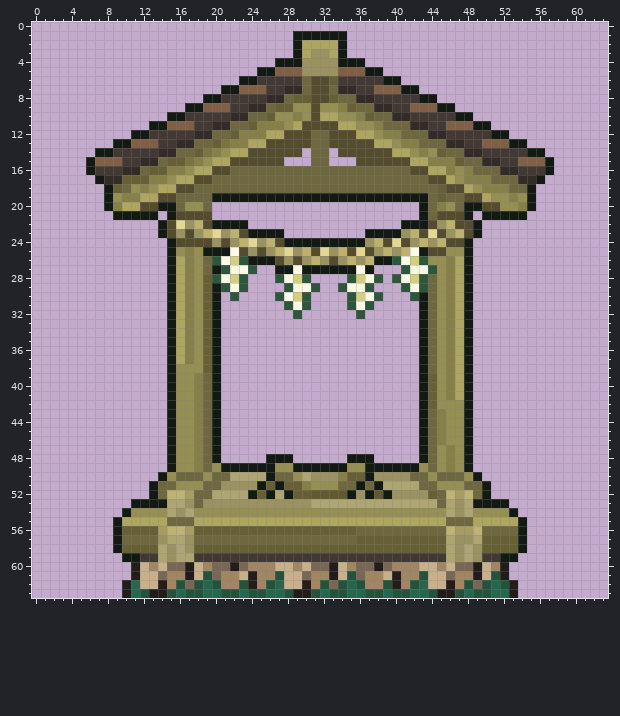
Pixel-art sprite: game/sprites/shrine.png. That is the earlier state.
The file is 64x64 pixels. Colours within 5 levels of each other are drawn and written as one.
After:
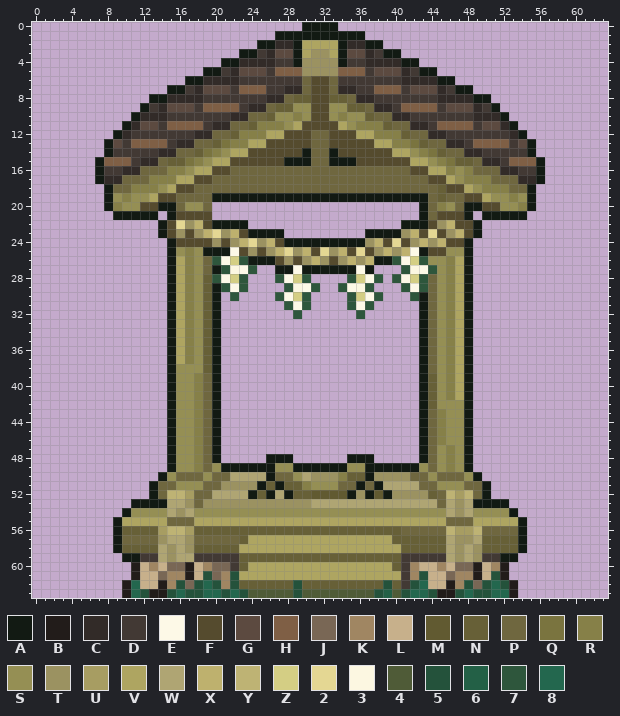
Palette (. is transparent): A #121a13  B #221c1a  C #322b28  D #423934  E #fdf9e7  F #554b2e  G #5c4a40  H #7f5f45  J #796755  K #a08662  L #c7b08b  M #615a31  N #676037  P #6f673f  Q #7a743f  R #868048  S #958f54  T #9b9261  U #a79d62  V #aea561  W #afa573  X #beb16e  Y #beb374  Z #d4ce84  2 #e4d793  3 #fcf7e1  4 #4f5b37  5 #24523b  6 #236046  7 #2e563c  8 #23674e
The commit says: Add new tilesets and shrine graphic
The edit:
Changed rows in their new state; - is an unchanged pixel.
first column x 6:
 0 ------------------------AAAA------------------------
 1 ---------------------AA------AA---------------------
 2 -------------------AACC------CCAA-------------------
 3 -----------------AADCGG------GGCDAA-----------------
 4 ---------------AACCCCDD------DDCCCCAA---------------
 5 -------------AADCGGGD----------DGGGCDAA-------------
 6 -----------AACCCCDD--------P-----DDCCCCAA-----------
 7 ---------AADCGGGD------------------DGGGCDAA---------
 8 -------AACCCCDD-------------N--------DDCCCCAA-------
 9 ------ADCGGGD---H---------F-S-N----H---DGGGCDA------
10 -----ACCCDD---------------FSR-S----------DDCCCA-----
11 ----ACGGD---H----------------SRR-N-----H---DGGCA----
12 ---ACDD-------------------------R--N---------DDCA---
13 --AGD---H-------------------------R-QN-----H---DGA--
14 -.----------------------A--A----------Q-----------.-
15 .A--H-----------------AAA--AAA--------S-Q-N----H--A.
16 .A-----PP-----------------------------------------A.
17 ----PPP--R------------------------------------------
18 ---P-R-RS-------------------------------------------
19 -----SS---------------------------------------------
20 ----SS----------------------------------------------
first column x 22:
56 --------------NNNNN-
57 -NVVVVVVVVVVVVVVVV--
58 -VVVVVVVVVVVVVVVVVV-
59 -NNNNNNNNNNNNNNNNNN-
60 DNVVVVVVVVVVVVVVVVND
61 5VVVVVVVVVVVVVVVVVVD
62 5NNNNNN5NNNNNNNNN-ND
63 8544444544444444-64-
Boxes around the changes in both pictures, in picture pixels (x1, y1, x2, y2):
changed: (86, 22, 554, 211)
changed: (230, 526, 410, 598)
